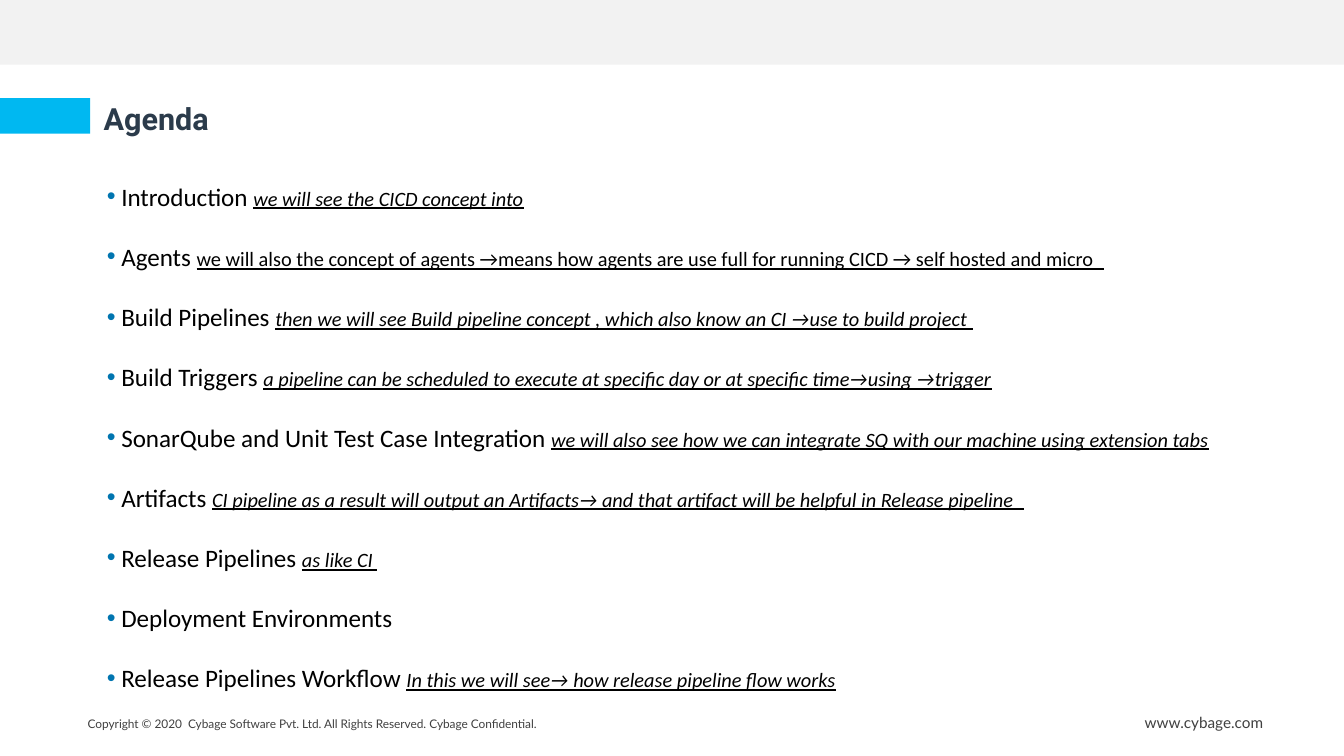
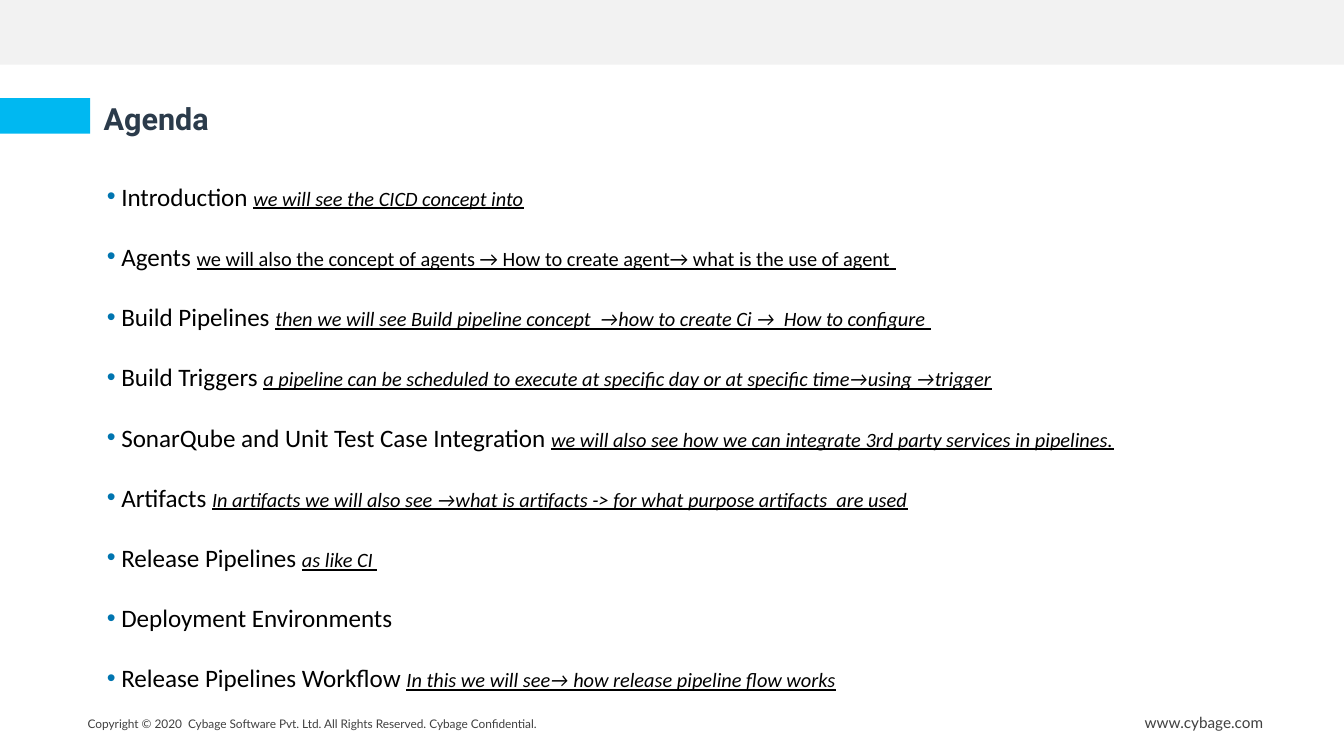
Before and after one commit to abcruturaj/Snyk_Docx, a slide deck: slide 2 of CI-CD Pipelines.pptx. Drawn at 1344x756 pixels with LibreOffice and Linux fonts; fonts in the diff are those of the drawing; background and template pictures are left out. Boxes give left, top, right and bottom in pixels: in the first picture for what was removed or moved away, otherwise in the second. Text is boxed around its words. In the diff, an @@ line names an element or a change of style, - is before the commit and + after.

Commit message:
CICD modn

```diff
--- a/CI-CD Pipelines.pptx
+++ b/CI-CD Pipelines.pptx
@@ text at [121,250,926,330]: text changed @@
-• Agents we will also the concept of agents →means how agents are use full for running CICD → self hosted and micro
-• Build Pipelines then we will see Build pipeline concept , which also know an CI →use to build project
+• Agents we will also the concept of agents → How to create agent→ what is the use of agent
+• Build Pipelines then we will see Build pipeline concept →how to create Ci → How to configure
@@ text at [121,429,1113,511]: text changed @@
-• SonarQube and Unit Test Case Integration we will also see how we can integrate SQ with our machine using extension tabs
-• Artifacts CI pipeline as a result will output an Artifacts→ and that artifact will be helpful in Release pipeline
+• SonarQube and Unit Test Case Integration we will also see how we can integrate 3rd party services in pipelines.
+• Artifacts In artifacts we will also see →what is artifacts -> for what purpose artifacts are used
```
Also in this commit, not shown: 5 other slides changed.
